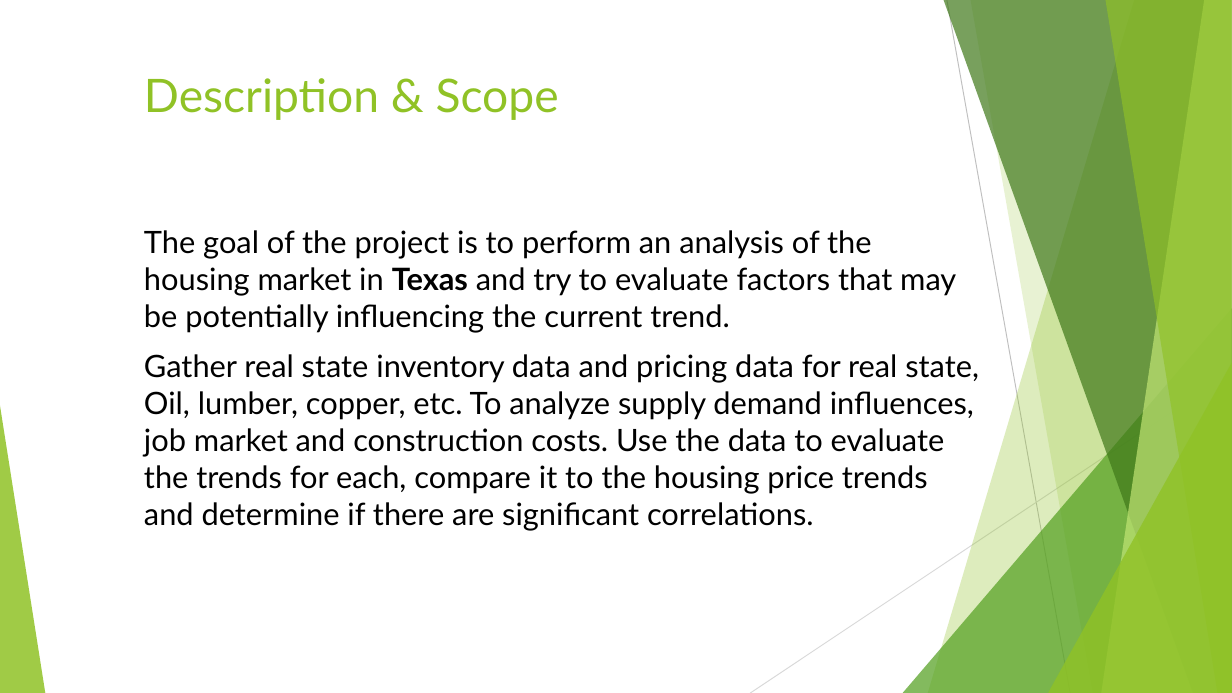
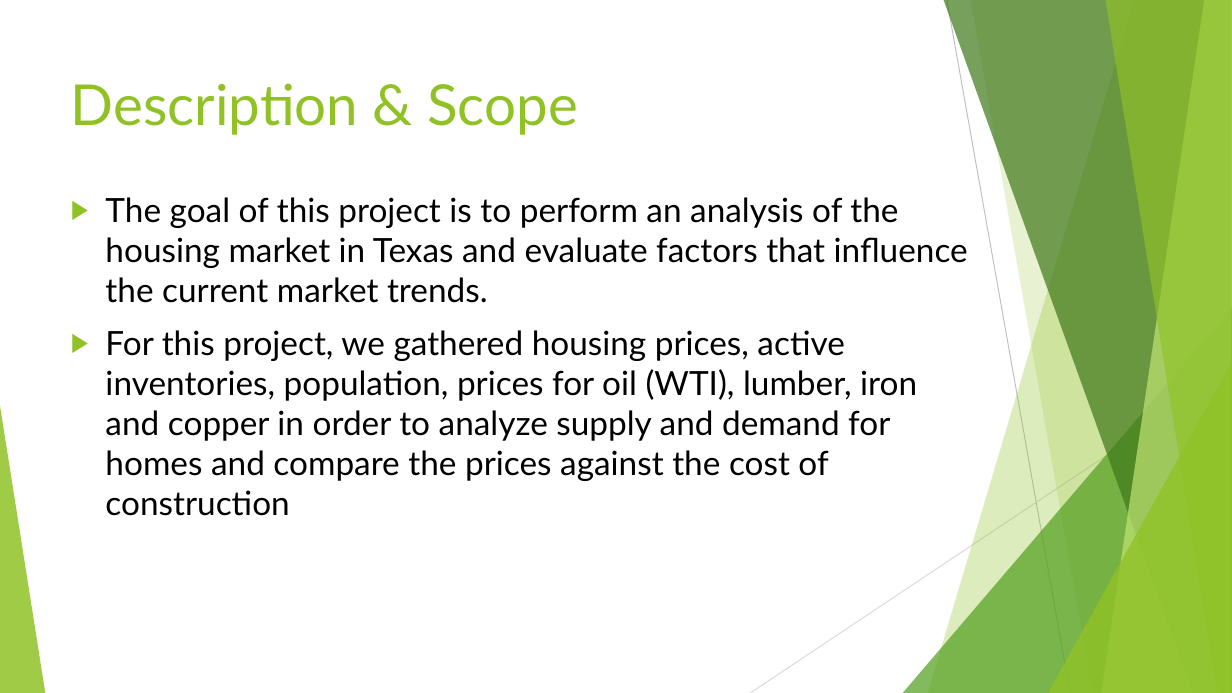
Before and after one commit to Fescamil1/Project_1_Housing_Market_Analysis, a slide deck: slide 2 of Texas Housing Market Analysis PowerPoint.pptx. Drawn at 1232x693 pixels with LibreOffice and Linux fonts; fonts in the diff are those of the drawing. Boxes give left, top, right and bottom in pixels: in the first picture for what was removed or moved away, otherwise in the second. Text is boxed around its words. In the diff, an @@ line names an element or a change of style, - is before the commit and + after.

Commit message:
Changes to PPW. Added LumberCSV for comparison vs housing inventory

```diff
--- a/Texas Housing Market Analysis PowerPoint.pptx
+++ b/Texas Housing Market Analysis PowerPoint.pptx
@@ title "Description & Scope": place and size @@
-title "Description & Scope" at (144,78,559,120)
+title "Description & Scope" at (71,83,577,135)
@@ title "Description & Scope" at (71,83,577,135): size 36 to 44 pt @@
@@ text at (105,197,968,516): text changed; size 24 to 26 pt @@
-The goal of the project is to perform an analysis of the housing market in Texas and try to evaluate factors that may be potentially influencing the current trend.
-Gather real state inventory data and pricing data for real state, Oil, lumber, copper, etc. To analyze supply demand influences, job market and construction costs. Use the data to evaluate the trends for each, compare it to the housing price trends and determine if there are significant correlations.
+▶ The goal of this project is to perform an analysis of the housing market in Texas and evaluate factors that influence the current market trends.
+▶ For this project, we gathered housing prices, active inventories, population, prices for oil (WTI), lumber, iron and copper in order to analyze supply and demand for homes and compare the prices against the cost of construction
```
Also in this commit, not shown: 10 other slides changed, 2 slides added, 2 slides removed, 1 other file.
